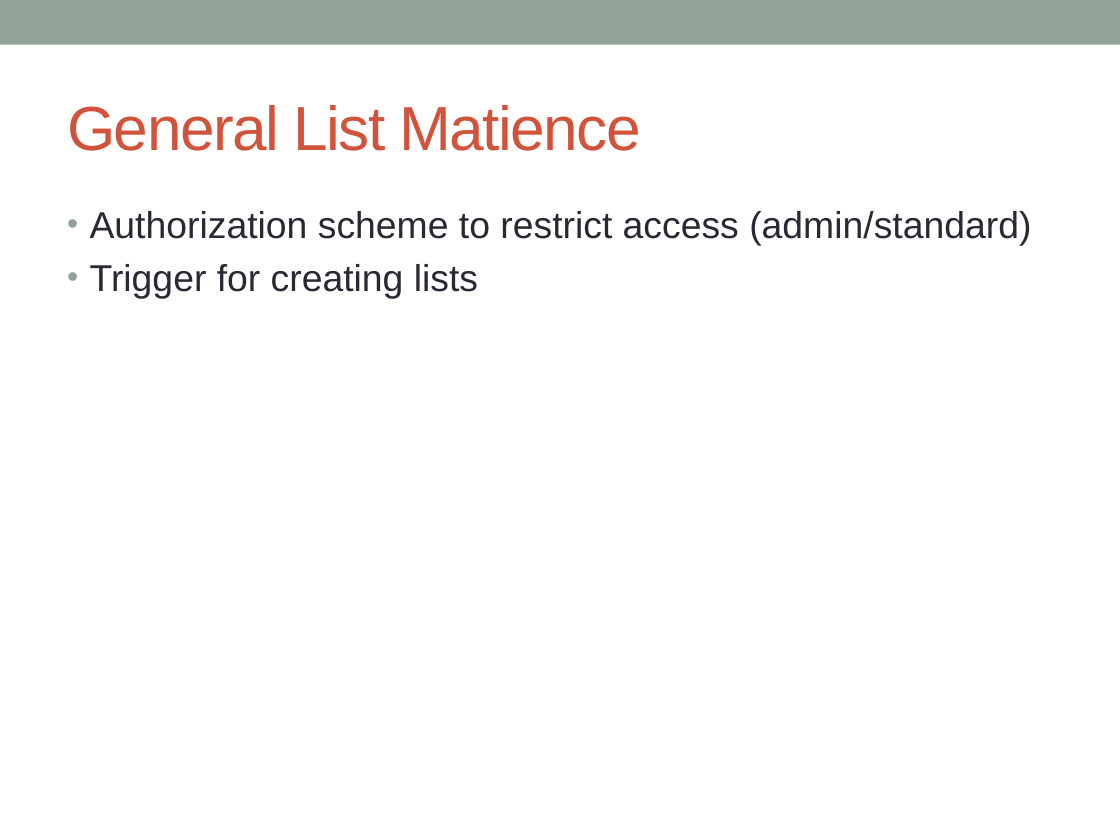
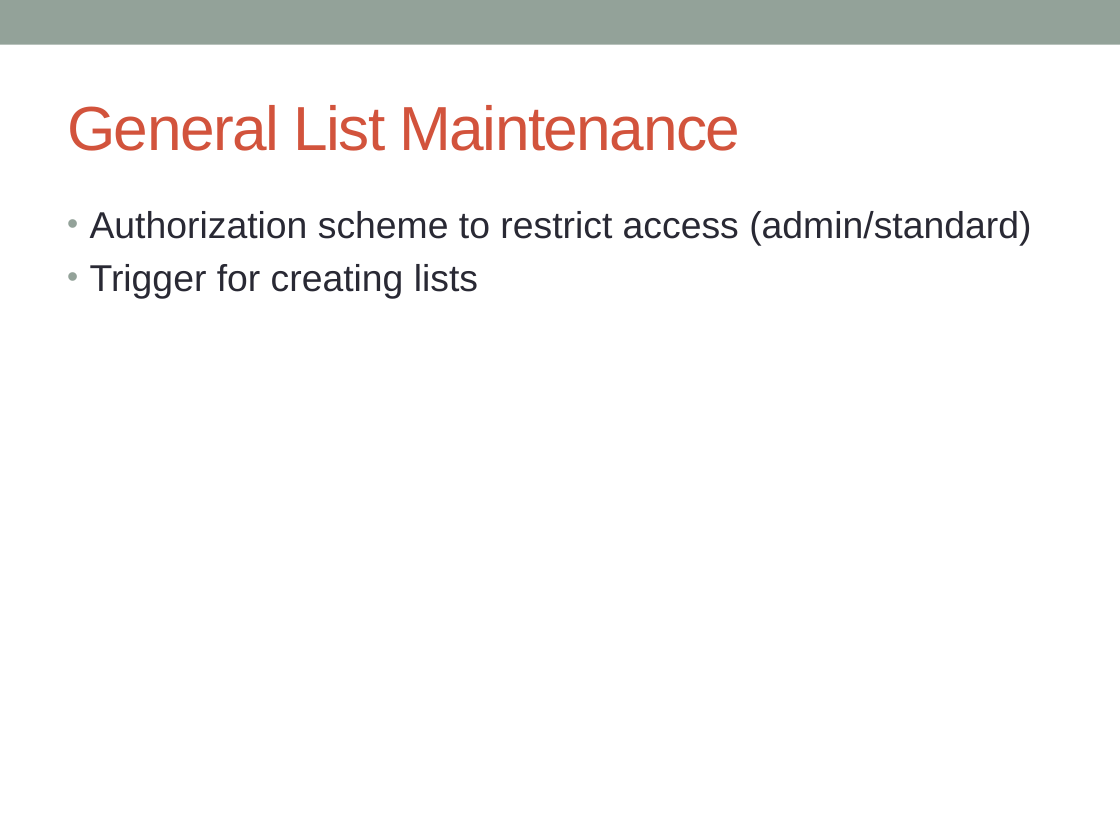
Before and after one commit to cschwendiman/cs347project, a slide deck: slide 4 of project_presentation.pptx. Drawn at 1120x840 pixels with LibreOffice and Linux fonts; fonts in the diff are those of the drawing. Boxes give left, top, right and bottom in pixels: in the first picture for what was removed or moved away, otherwise in the second. Text is boxed around its words. In the diff, an @@ line names an element or a change of style, - is before the commit and + after.

Commit message:
Powerpoint had core functionality bits

```diff
--- a/project_presentation.pptx
+++ b/project_presentation.pptx
@@ title at [67,105,741,151]: text changed @@
-General List Matience
+General List Maintenance
```
